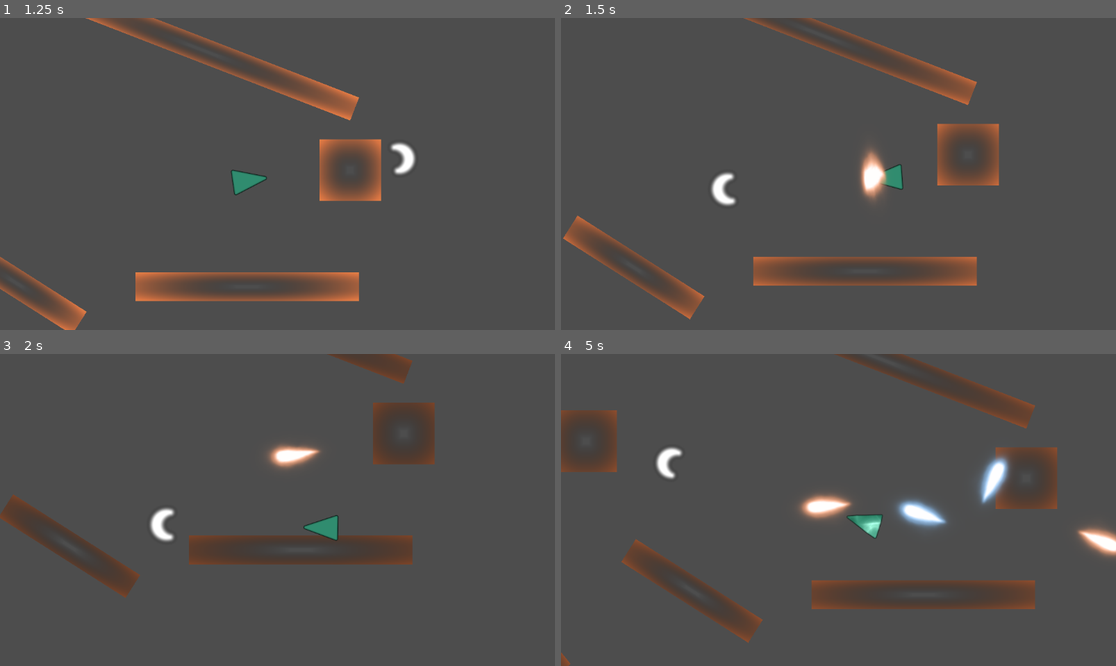
Above: before the commit, frames 1-4 (two rows, left to right).
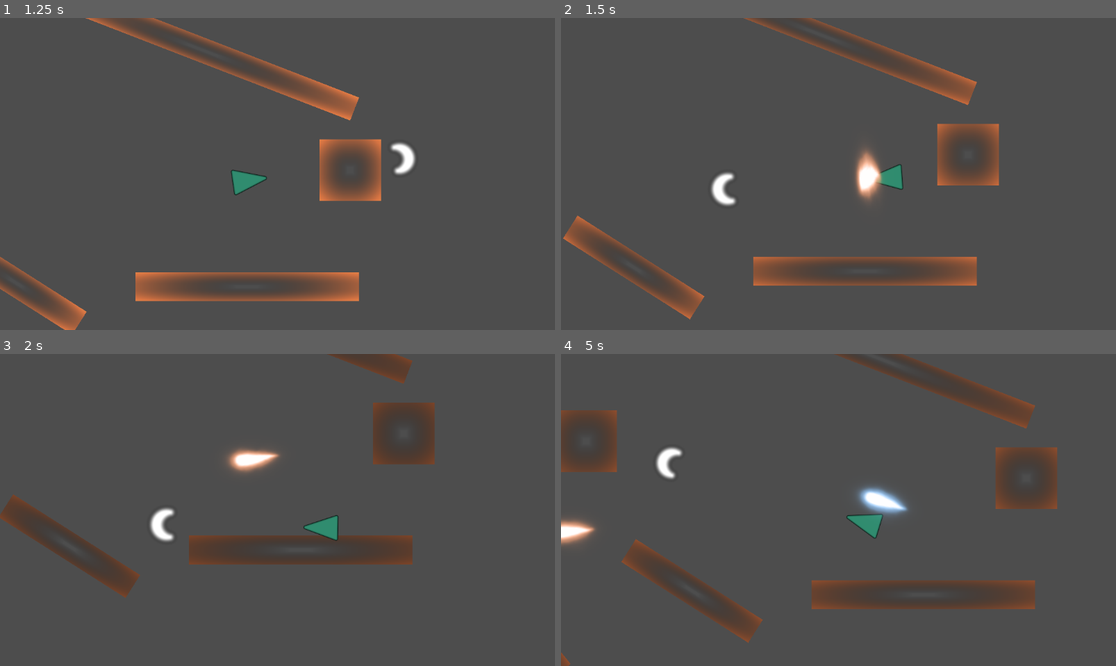
Above: after the commit, the same moments.

Repository: ianstranathan/shoo-tay-shoo-tay
Game: Godot game, scene res://main.tscn
Same seed, same stepped clock (60 frames per second), same inputs: the game is played once before the commit and once after it. The engine's default icon, where the game draws it, is replaced by a stand-in: a white triangle on a blue panel in a dark square.
Inputs (mouse positions are in pixels of both pictures, inside the frame that each line leads up to):
- Up to frame 1 (1.25 s): tap Enter at 0.5 s; move the mouse to (399, 158) at 0.52 s; hold D (move right) from 0.53 s (still down); hold Space (SPACE) from 0.53 s (still down)
- Up to frame 2 (1.5 s): move the mouse to (727, 189) at 1.27 s; release D (move right) at 1.28 s; release Space (SPACE) at 1.28 s; hold S (move down) from 1.28 s (still down); click (727, 189) at 1.35 s
- Up to frame 3 (2 s): keep holding S (move down)
- Up to frame 4 (5 s): move the mouse to (894, 441) at 2.02 s; release S (move down) at 2.03 s; hold D (move right) 2.03-2.78 s; right-click (894, 441) at 2.1 s; move the mouse to (810, 572) at 2.77 s; hold W (move up) 2.78-3.53 s; tap Space (SPACE) at 2.85 s; move the mouse to (1005, 556) at 3.52 s; hold A (move left) from 3.53 s (still down); click (1005, 556) at 3.6 s; move the mouse to (672, 463) at 4.27 s; right-click (672, 463) at 4.35 s

Frame 1 is identical in both runs. In frame 2, 0.6% of the frame differs, in the area x 52-59%, y 42-59%; in frame 3, 1.1%; in frame 4, 3.6%, in the area x 0-100%, y 32-66%.

Commit message:
transmission refactor cont. qol for wrapping shootays

Diff:
--- a/player/player.gd
+++ b/player/player.gd
@@ -34,7 +34,7 @@
 
 @export_category("Shooting")
 @export var MAX_SHOOT_SPEED: float = 800 # -- really this should account for min speed (e.g 750)
-@export var MIN_SHOOT_SPEED: float = 50
+@export var MIN_SHOOT_SPEED: float = 200
 # -- this is used to offset aiming reticle
 
 @export_category("Misc")
@@ -72,7 +72,8 @@
 		if attack.dynamic_data.has("shootay_value"):
 			var _val = attack.dynamic_data.get("shootay_value")
 			if _val == ShootayGlobals.ShootayValues.REFLECT:
-				boost(attack.parent.vel)
+				var _shootay = attack.parent
+				boost(_shootay.vel)
 		$HealthComponent.take_damge( attack.damage ))
 
 	# --------------------------------------------------
@@ -93,6 +94,8 @@
 	if !$HitTimer.is_stopped():
 		$PlayerSprite.material.set_shader_parameter("hit_time", Utils.normalized_timer($HitTimer))
 	# ------------------------ Move
+
+	# -- lock the direction of boost
 	if !boost_timer.is_stopped():
 		velocity = velocity.move_toward( boost_dir * current_speed,
 										 current_accl * delta)
@@ -112,19 +115,23 @@
 # I wish I could make a simple closure around these guys, but whatever
 var pre_boost_speed: float
 var pre_boost_accl: float
-func boost(_dir: Vector2):
+func boost(a_shootay_vel: Vector2):
 	# if the closure speed, accl isn't the boost ones
 	pre_boost_speed = current_speed
 	pre_boost_accl = current_accl
 	Utils.hit_stop(0.05, 0.3)
-	emit_signal("boosted", global_position) # -- the time to blur
+
 	# $BoostContainer.set_trail_active(true)
-	# _dir comes from the reflecting bullets vector
-	boost_dir = _dir.normalized()
+	boost_dir = a_shootay_vel.normalized()
 	boost_timer.start()
 	# -- change the accl_curve
-	current_speed = BOOSTING_SPEED
-	current_accl = BOOSTING_ACCL
+	var r = (a_shootay_vel.length() / MAX_SHOOT_SPEED)
+	current_speed = BOOSTING_SPEED * r
+	current_accl = BOOSTING_ACCL * r
+
+	assert( r >= 0.0 and r <= 1.0)
+	if r > 0.66:
+		emit_signal("boosted", global_position) # -- the time to blur
 
 
 # -- TODO
--- a/shootay/shootay.gd
+++ b/shootay/shootay.gd
@@ -12,7 +12,7 @@
 
 signal shootay_collided( pos: Vector2, normal: Vector2)
 signal transmission_collided( shootay_A: Shootay, shootay_B: Shootay)
-
+signal transmission_shot_wrapped( shootay: Shootay)
 
 # -- NOTE shootay manager
 var _id: int
@@ -51,14 +51,22 @@
 	var x = player_ref.global_position.x
 	var y = player_ref.global_position.y
 
+	var no_longer_active_for_teleport: bool = false
 	if global_position.x > x + wrapping_bounds.x:
 		global_position.x = x - wrapping_bounds.x
+		no_longer_active_for_teleport = true
 	elif global_position.x < x - wrapping_bounds.x:
 		global_position.x = x + wrapping_bounds.x
+		no_longer_active_for_teleport = true
 	elif global_position.y > y + wrapping_bounds.y:
 		global_position.y = y - wrapping_bounds.y
+		no_longer_active_for_teleport = true
 	elif global_position.y < y - wrapping_bounds.y:
 		global_position.y = y + wrapping_bounds.y
+		no_longer_active_for_teleport = true
+
+	if no_longer_active_for_teleport and shootay_value == ShootayGlobals.ShootayValues.TRANSMIT:
+		emit_signal("transmission_shot_wrapped", self)
 
 
 func reflect():
--- a/shootay_manager.gd
+++ b/shootay_manager.gd
@@ -39,7 +39,8 @@
 		if is_last_transmission_shootay_fired ( A, B ):
 			var midpoint = (A.global_position + B.global_position) / 2.0
 			emit_signal("transmission_collided", midpoint))
-
+	shootay.transmission_shot_wrapped.connect( func(a_shootay: Shootay):
+		last_transmission_shootay_fired = null)
 	add_child(shootay)
 
 	shootay.shoot( vel, shootay_value)
